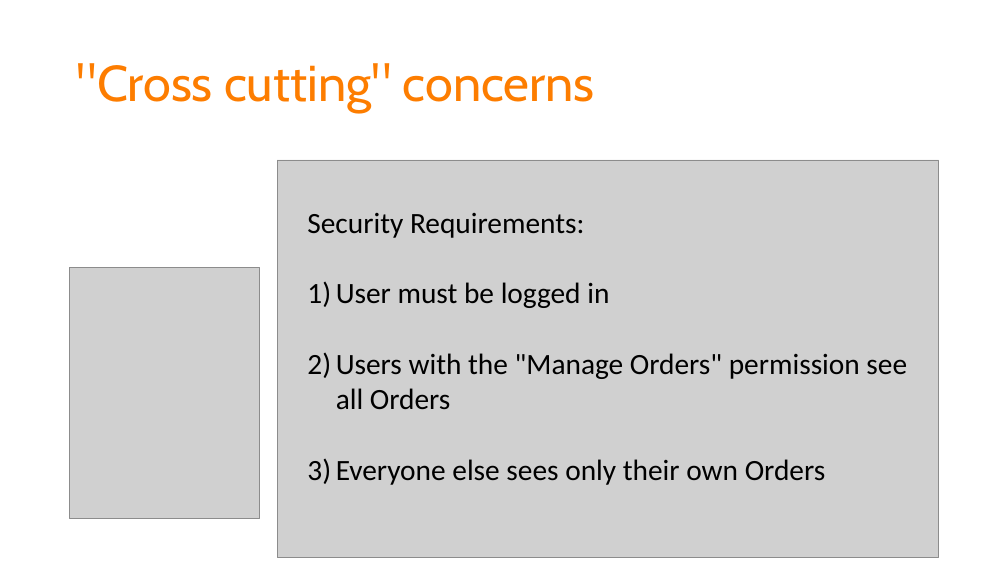
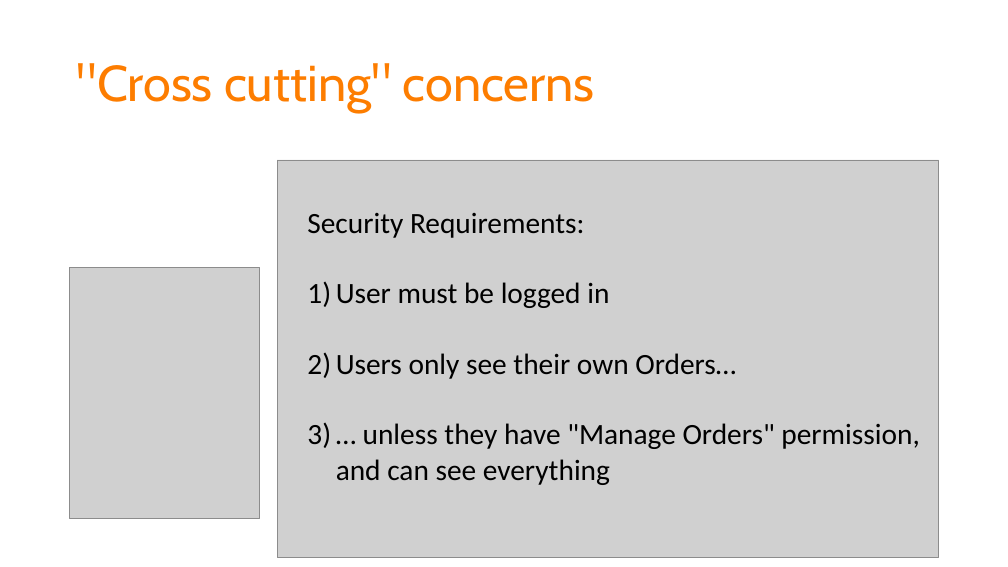
Before and after one commit to spetryjohnson/Talk---Dont-Write-Secure-Code-Design-Secure-Systems, a slide deck: slide 12 of Secure Systems - CodeMash 2017.pptx. Drawn at 1008x567 pixels with LibreOffice and Linux fonts; fonts in the diff are those of the drawing; grey boxes stand for pictures. Boxes give left, top, right and bottom in pixels: in the first picture for what was removed or moved away, otherwise in the second. Text is boxed around its words. In the diff, an @@ line names an element or a change of style, - is before the commit and + after.

```diff
--- a/Secure Systems - CodeMash 2017.pptx
+++ b/Secure Systems - CodeMash 2017.pptx
@@ text at [336, 353, 919, 485]: text changed @@
-2) Users with the "Manage Orders" permission see all Orders
-3) Everyone else sees only their own Orders
+2) Users only see their own Orders…
+3) … unless they have "Manage Orders" permission, and can see everything
```
Also in this commit, not shown: 1 other slide changed, 1 other file.
